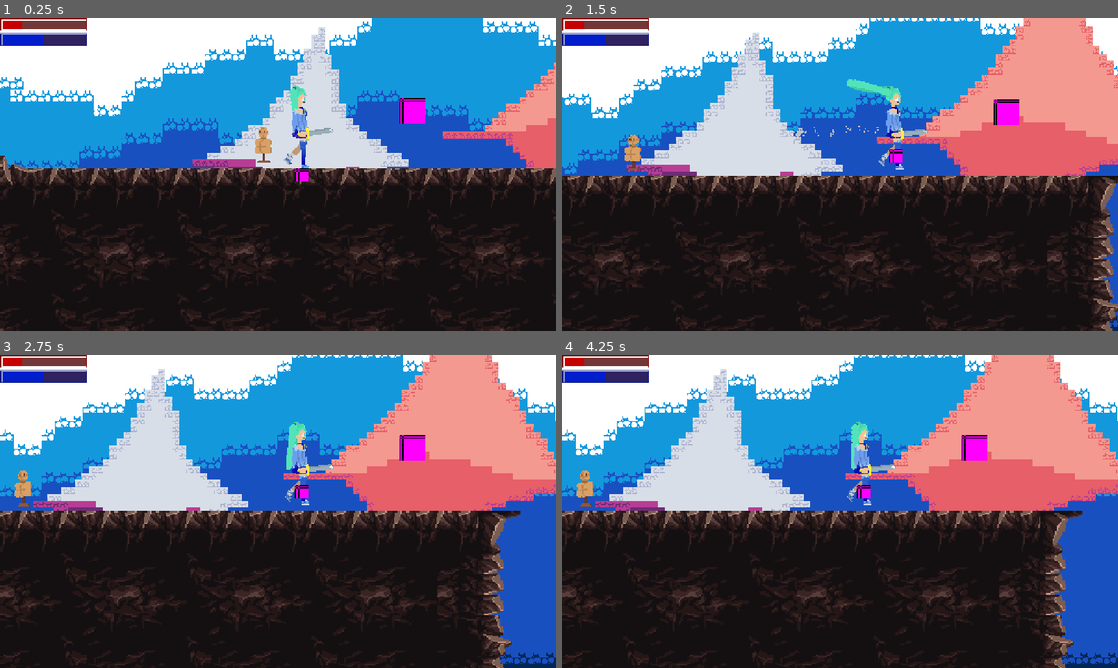
Above: before the commit, frames 1-4 (two rows, left to right).
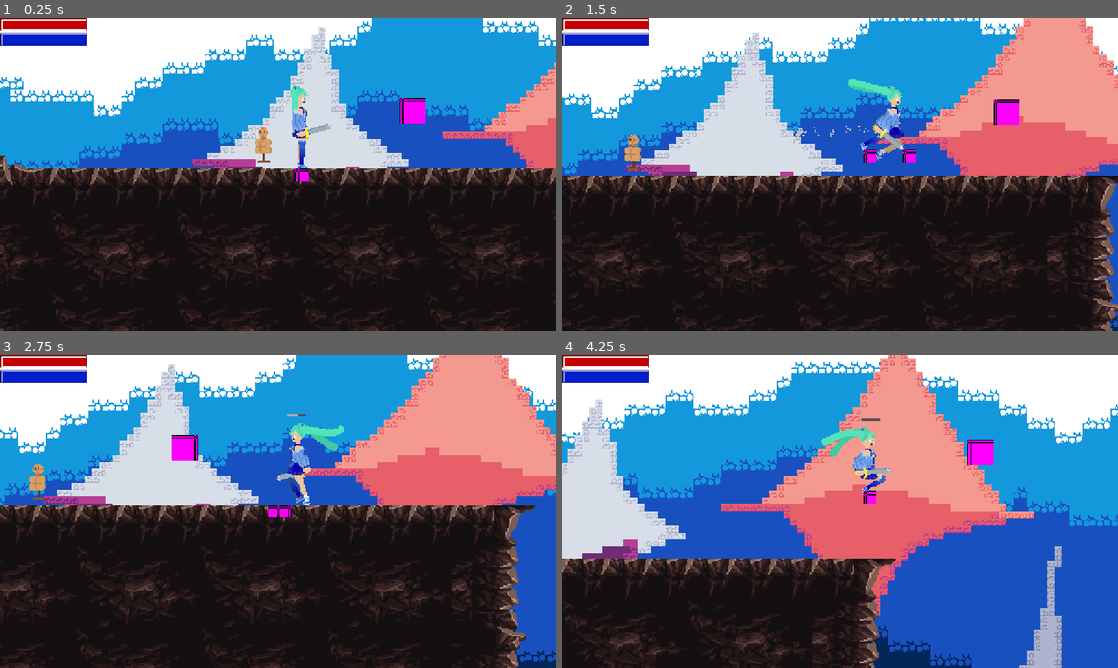
Above: after the commit, the same moments.

Repository: ToastedTeam/CaveGame
Game: Godot game, scene res://scenes/main/main.tscn
Same seed, same stepped clock (60 frames per second), same inputs: the game is played once before the commit and once after it. The engine's default icon, where the game draws it, is replaced by a stand-in: a white triangle on a blue panel in a dark square.
Inputs:
- Up to frame 1 (0.25 s): no input
- Up to frame 2 (1.5 s): tap Enter (ui_accept) at 0.5 s; hold Right (player_move_right) from 0.53 s (still down); tap A (player_attack) at 0.6 s; tap Up (player_jump) at 0.77 s; tap D (player_dash) at 1.35 s
- Up to frame 3 (2.75 s): tap Up (player_jump) at 1.52 s; release Right (player_move_right) at 2.03 s; hold Left (player_move_left) from 2.03 s (still down); tap A (player_attack) at 2.1 s
- Up to frame 4 (4.25 s): release Left (player_move_left) at 2.78 s; hold Right (player_move_right) from 2.78 s (still down); tap D (player_dash) at 2.85 s; tap Up (player_jump) at 3.02, 3.77 s; tap A (player_attack) at 3.6 s

The runs differ from the first frame. In frame 1, 0.9% of the frame differs, in the area x 4-60%, y 0-48%; in frame 2, 1.5%; in frame 3, 19%; in frame 4, 63%, in the area x 0-100%, y 0-100%.
Error before the commit: Invalid assignment of property or key 'max_value' with value of type 'float' on a base object of type 'null instance'. (res://entities/player/player.gd:116)

Commit message:
Fix dash animation.

Diff:
--- a/entities/player/player.gd
+++ b/entities/player/player.gd
@@ -140,7 +140,7 @@
 			velocity.y = 0
 
 			$DashParticles.restart()
-
+			IkAnimator.setAnimState(IkAnimator.AnimState.Dashing)
 			if facing_right:
 				velocity.x = dash_speed
 			else:
@@ -154,12 +154,15 @@
 						dash_state = dash.ON_COOLDOWN
 						$DashCooldown.start()
 						$DashCooldownBar.show()
+						IkAnimator.setAnimState(IkAnimator.AnimState.Idle)
 				else:
 					velocity.x = move_toward(velocity.x, 0, dash_speed)
 					if is_zero_approx(velocity.x):
 						dash_state = dash.ON_COOLDOWN
 						$DashCooldown.start()
 						$DashCooldownBar.show()
+						IkAnimator.setAnimState(IkAnimator.AnimState.Idle)
+
 
 			elif velocity.x == 0:
 				dash_state = dash.ON_COOLDOWN
--- a/entities/player/player.tscn
+++ b/entities/player/player.tscn
@@ -1,11 +1,8 @@
-[gd_scene load_steps=62 format=3 uid="uid://8j1kl15f7ryq"]
+[gd_scene load_steps=61 format=3 uid="uid://8j1kl15f7ryq"]
 
 [ext_resource type="Script" uid="uid://7dppspqb023v" path="res://entities/player/player.gd" id="1_plpc0"]
 [ext_resource type="Script" uid="uid://b7h0h8wdhf0ws" path="res://entities/player/resources/IKTargetResource.gd" id="2_a1qjk"]
 [ext_resource type="PackedScene" uid="uid://dv1lodecs50bs" path="res://entities/weapon/weapon.tscn" id="4_5ek75"]
-[ext_resource type="PackedScene" uid="uid://nl220u532x7o" path="res://entities/player/dash.tscn" id="4_62ocg"]
-[ext_resource type="Texture2D" uid="uid://bx7hdcghlw868" path="res://entities/player/assets/testplayer_thigh.png" id="6_qiwj3"]
-[ext_resource type="Texture2D" uid="uid://dqr8qpi11o5o5" path="res://entities/player/assets/testplayer_calf.png" id="7_26q78"]
 [ext_resource type="Script" uid="uid://eji52ig0w3g5" path="res://addons/remotetransform2dextended/remoteTransform.gd" id="7_j3ovn"]
 [ext_resource type="Texture2D" uid="uid://bqlsw70spd7yu" path="res://entities/player/assets/miku/arm/forearm.png" id="7_mtric"]
 [ext_resource type="Texture2D" uid="uid://c4xtyl64a5h48" path="res://entities/player/assets/miku/arm/forearm_normal.png" id="8_bwdx1"]
@@ -219,17 +216,15 @@
 wait_time = 3.0
 one_shot = true
 
-[node name="Dash" parent="." instance=ExtResource("4_62ocg")]
-
 [node name="DashCooldownBar" type="ProgressBar" parent="."]
 visible = false
 anchors_preset = 5
 anchor_left = 0.5
 anchor_right = 0.5
 offset_left = -7.0
-offset_top = -22.0
+offset_top = -40.0
 offset_right = 8.0
-offset_bottom = -18.0
+offset_bottom = -36.0
 grow_horizontal = 2
 scale = Vector2(1, 0.5)
 theme_override_styles/background = SubResource("StyleBoxFlat_nn8mg")
@@ -379,7 +374,6 @@
 
 [node name="thigh_r" type="Bone2D" parent="Skeleton/hip"]
 rotation = -0.144474
-scale = Vector2(1, 1)
 rest = Transform2D(1, 0, 0, 1, 0, 0)
 auto_calculate_length_and_angle = false
 length = 12.0
@@ -489,7 +483,7 @@
 
 [node name="Thigh_B" type="Sprite2D" parent="sprites"]
 modulate = Color(0.787759, 0.787759, 0.787759, 1)
-position = Vector2(0.863825, 5.93747)
+position = Vector2(0.863827, 5.93747)
 rotation = -0.144474
 texture = SubResource("CanvasTexture_pacje")
 
Not shown: 1 places in scenes/main/main.tscn that only renumber resources
